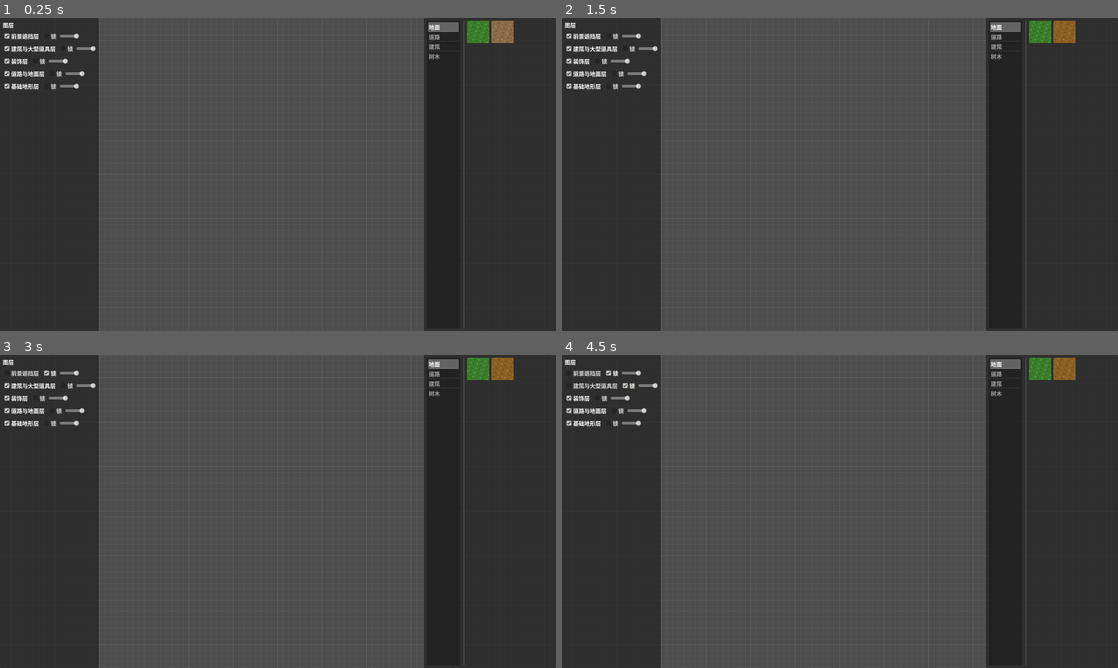
Above: before the commit, frames 1-4 (two rows, left to right).
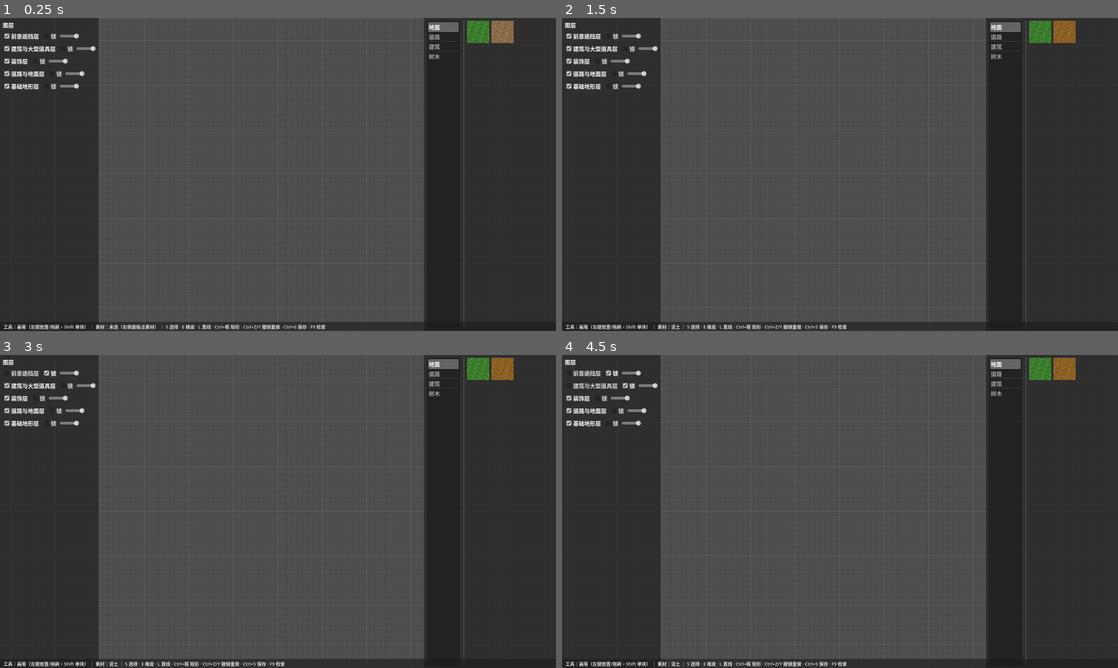
Above: after the commit, the same moments.

Repository: Xeehho/tilemason
Game: Godot game, scene res://scenes/main.tscn
Two runs of this game, one before a commit and one after it. Both use one fixed random seed, a clock stepped at 60 frames per second and the inputs below.
Inputs (mouse positions are in pixels of both pictures, inside the frame that each line leads up to):
- Up to frame 1 (0.25 s): no input
- Up to frame 2 (1.5 s): click (1040, 30) at 0.52 s; click (1062, 30) at 1.27 s
- Up to frame 3 (3 s): click "前景遮挡层" at 2 s; click "锁" at 2.75 s
- Up to frame 4 (4.5 s): click "建筑与大型道具层" at 3.5 s; click "锁" at 4.25 s

The runs differ from the first frame. In frame 1, 1.7% of the frame differs, in the area x 0-84%, y 97-100%; in frame 2, 1.7%; in frame 3, 1.7%; in frame 4, 1.7%.

Commit message:
feat: 底部状态栏——当前工具与素材常驻可见（用户验收反馈）
- 用户验收时发现：按 E 等模式切换只打控制台日志，运行窗口内
  无从得知当前处于什么工具——补常驻状态栏
- 新增 StatusBar（src/ui/status_bar.gd）：底部全宽 26px 深色条，
  显示「工具：…｜素材：…｜快捷键速记」
- main.gd refresh_status() 汇总状态：画笔/橡皮擦（含当前作用
  图层名）/选择（含操作提示）/直线（含起笔阶段）；选中素材名；
  所有模式切换点（E/S/L/Esc、直线起笔、素材选中、载入文档）刷新
- 图标工具栏列入自主扩展候选（需图标素材，后续做）
- 验证：check-only 全 0、冒烟通过、截图像素断言 6/6、状态栏
  像素级验证通过（底部条带底色区别于画布、文字像素成行分布）

Co-authored-by: GLM <noreply@z.ai>

Diff:
--- a/src/main.gd
+++ b/src/main.gd
@@ -42,6 +42,7 @@
 var _line_armed := false ## 已定起点，等待终点
 var _line_start := Vector2i.ZERO
 var _line_sprites: Array = [] ## 直线预览 Sprite 池
+var _status: StatusBar ## 底部状态栏（当前工具/素材常驻可见）
 
 func _ready() -> void:
 	var camera := EditorCamera.new()
@@ -63,6 +64,8 @@
 		_load_map(false)
 
 	_build_layer_panel()
+	_build_status_bar()
+	refresh_status()
 
 	_preview = Sprite2D.new()
 	_preview.modulate.a = 0.5 # 半透明预览（design.md §2.1）
@@ -208,6 +211,7 @@
 	_view.setup(_document, _library)
 	add_child(_view)
 	_build_layer_panel() # 重绑新文档
+	refresh_status()
 	var tiles := 0
 	for layer in _document.get_layers():
 		tiles += _document.get_tile_coords(str((layer as Dictionary)["id"])).size()
@@ -285,6 +289,7 @@
 		return
 	_select_mode = true
 	print("[TileMason] 选择模式：拖框选物件，拖动选中物件移动，Esc/S 退出")
+	refresh_status()
 
 func _exit_select_mode() -> void:
 	if not _select_mode:
@@ -297,6 +302,7 @@
 	_view.resync_objects(_selection.object_ids()) # 丢弃未提交的拖动位移
 	_selection.clear()
 	print("[TileMason] 选择模式关闭")
+	refresh_status()
 
 ## 按下：点中已选物件→拖动移动；否则→框选
 func _begin_select_action() -> void:
@@ -455,6 +461,7 @@
 	_line_mode = true
 	_line_armed = false
 	print("[TileMason] 直线工具：点起点，再点终点画线（L/Esc 退出）")
+	refresh_status()
 
 func _exit_line_mode() -> void:
 	if not _line_mode:
@@ -463,6 +470,7 @@
 	_line_armed = false
 	_clear_line_preview()
 	print("[TileMason] 直线工具关闭")
+	refresh_status()
 
 func _line_click(cell: Vector2i) -> void:
 	if _mouse_over_panel():
@@ -471,6 +479,7 @@
 		_line_armed = true
 		_line_start = cell
 		_rebuild_line_preview(cell)
+		refresh_status()
 		return
 	# 第二击：落线
 	var asset := _library.get_asset(_selected_asset_id)
@@ -485,6 +494,7 @@
 			entries.append({"cell": c, "old": prev})
 	_line_armed = false
 	_clear_line_preview()
+	refresh_status()
 	if entries.is_empty():
 		return
 	var do_line := func() -> void:
@@ -552,6 +562,7 @@
 func _toggle_eraser() -> void:
 	_eraser_mode = not _eraser_mode
 	print("[TileMason] 橡皮擦模式：%s" % ("开（左键/右键/拖动清除当前层，E 关闭）" if _eraser_mode else "关"))
+	refresh_status()
 
 ## 当前层：选中素材分类路由的图层；未选中默认地面层
 func _eraser_layer() -> String:
@@ -763,6 +774,48 @@
 	var asset := _library.get_asset(asset_id)
 	if not asset.is_empty():
 		print("[TileMason] 选中素材：%s（%s · %s）" % [asset["name"], asset_id, asset["category"]])
+	refresh_status()
+
+## 底部状态栏：全宽停靠，常驻显示当前操作状态
+func _build_status_bar() -> void:
+	var layer_ui := CanvasLayer.new()
+	layer_ui.layer = 10
+	add_child(layer_ui)
+	_status = StatusBar.new()
+	_status.setup()
+	layer_ui.add_child(_status)
+	_status.anchor_left = 0.0
+	_status.anchor_right = 1.0
+	_status.anchor_top = 1.0
+	_status.anchor_bottom = 1.0
+	_status.offset_left = 0
+	_status.offset_right = 0
+	_status.offset_top = -26
+	_status.offset_bottom = 0
+
+## 汇总当前状态刷到状态栏（任何工具/素材变化后调用）
+func refresh_status() -> void:
+	if _status == null:
+		return
+	var tool := "画笔（左键放置/拖刷，Shift 单块）"
+	if _eraser_mode:
+		tool = "橡皮擦（清「%s」层，左键/拖动/E 退出）" % _eraser_layer_name()
+	elif _select_mode:
+		tool = "选择（拖框选 · 拖动移动 · Ctrl+C/V 复制粘贴 · H 镜像 · Del 删除）"
+	elif _line_mode:
+		tool = "直线（%s，L/Esc 退出）" % ("已定起点，点终点" if _line_armed else "点起点")
+	var asset_text := "未选（右侧面板点素材）"
+	if not _selected_asset_id.is_empty():
+		var asset := _library.get_asset(_selected_asset_id)
+		if not asset.is_empty():
+			asset_text = "%s" % asset["name"]
+	_status.set_line("工具：%s ｜ 素材：%s ｜ S 选择 · E 橡皮 · L 直线 · Ctrl+框 矩形 · Ctrl+Z/Y 撤销重做 · Ctrl+S 保存 · F9 检查" % [tool, asset_text])
+
+func _eraser_layer_name() -> String:
+	var layer := _document.get_layer(_eraser_layer())
+	if layer.is_empty():
+		return _eraser_layer()
+	return str(layer["name"])
 
 ## 视觉取证用：文档为空时程序化摆样（一条道路+草地+建筑+树），延时截屏存盘后退出
 ## 须窗口模式运行，headless 无渲染
--- /dev/null
+++ b/src/ui/status_bar.gd
@@ -0,0 +1,22 @@
+class_name StatusBar
+extends PanelContainer
+## 底部状态栏：常驻显示当前工具/选中素材/快捷键速记
+## 解决「按了 E 不知道橡皮擦是否激活」的可见性问题（用户验收反馈）
+## 全部节点代码动态创建
+
+var _label: Label
+
+func setup() -> void:
+	custom_minimum_size = Vector2(0, 26)
+	var margin := MarginContainer.new()
+	margin.add_theme_constant_override("margin_left", 10)
+	margin.add_theme_constant_override("margin_right", 10)
+	margin.set_anchors_preset(Control.PRESET_FULL_RECT)
+	add_child(margin)
+	_label = Label.new()
+	_label.add_theme_font_size_override("font_size", 13)
+	_label.modulate.a = 0.85
+	margin.add_child(_label)
+
+func set_line(text: String) -> void:
+	_label.text = text
Not shown, added: src/ui/status_bar.gd.uid
